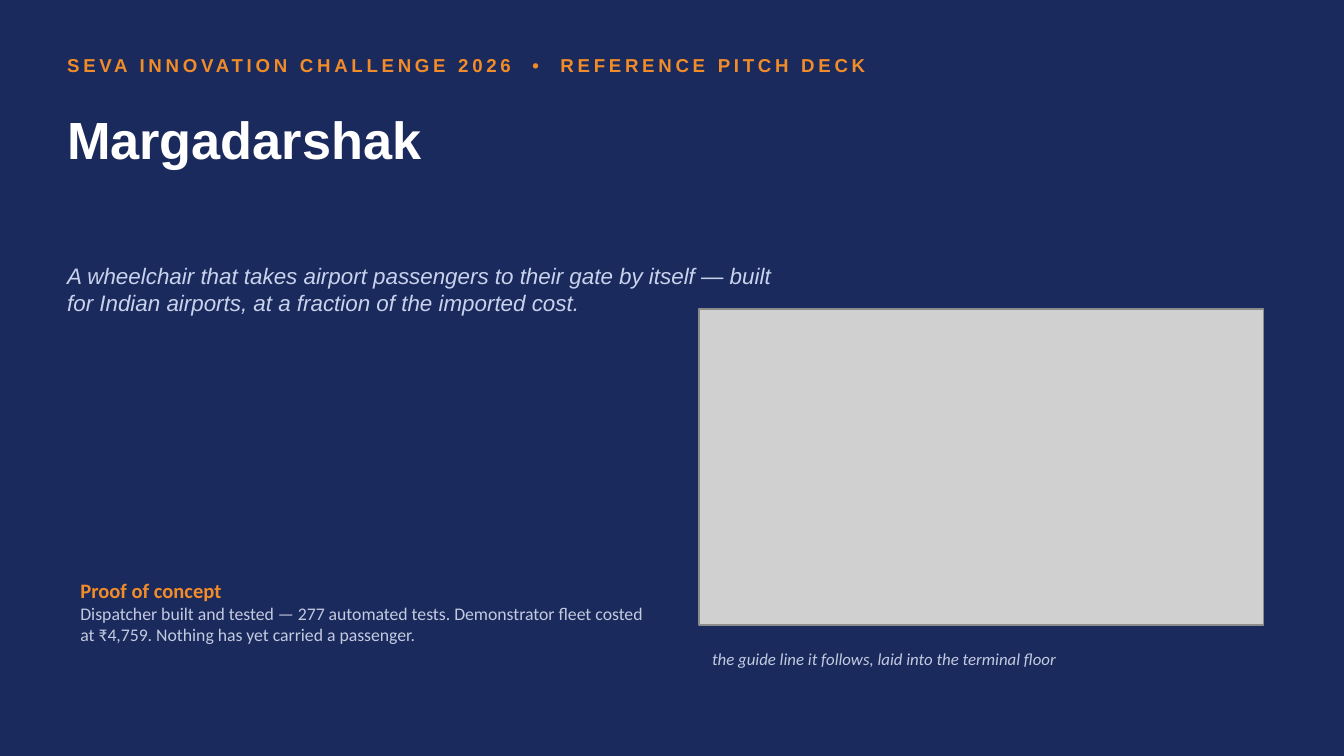
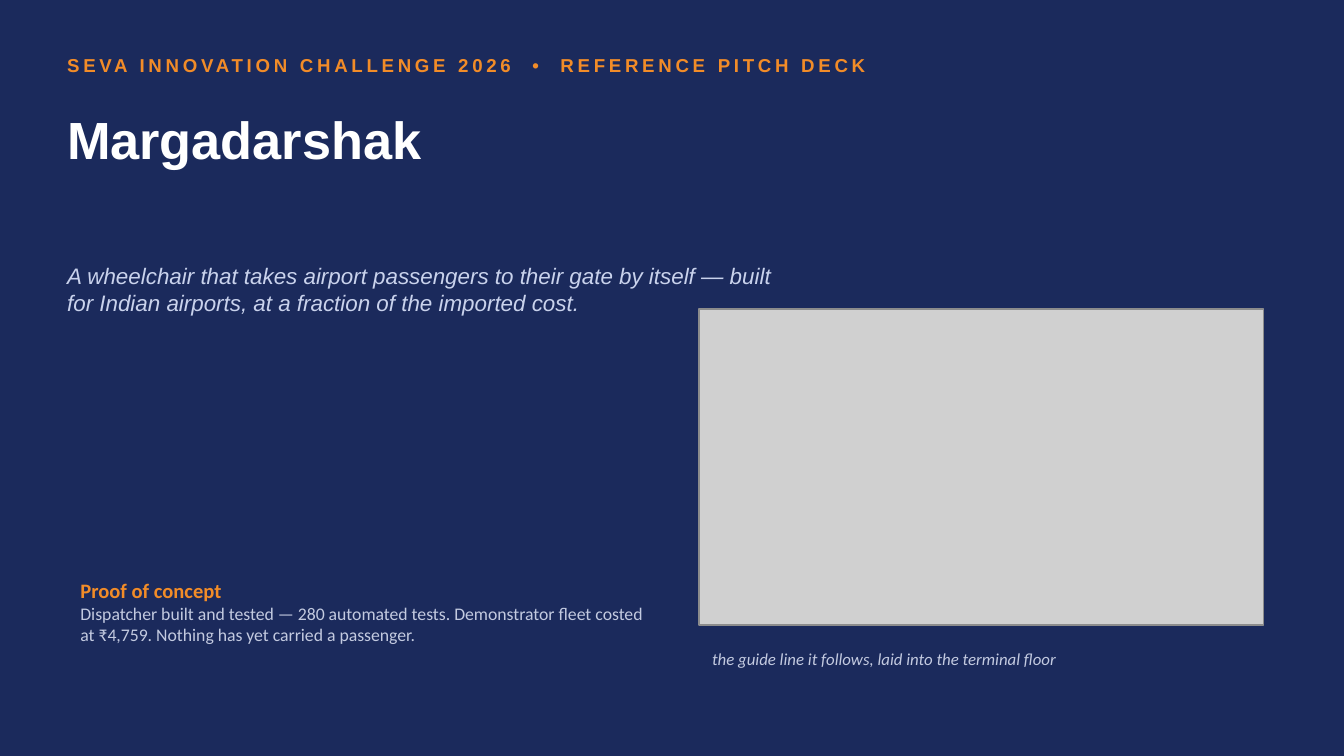
Before and after one commit to undirboy/private-stuff-dw, a slide deck: slide 1 of pitch/seva/margadarshak-seva-2026.pptx. Drawn at 1344x756 pixels with LibreOffice and Linux fonts; fonts in the diff are those of the drawing; grey boxes stand for pictures. Boxes give left, top, right and bottom in pixels: in the first picture for what was removed or moved away, otherwise in the second. Text is boxed around its words. In the diff, an @@ line names an element or a change of style, - is before the commit and + after.

```diff
--- a/pitch/seva/margadarshak-seva-2026.pptx
+++ b/pitch/seva/margadarshak-seva-2026.pptx
@@ text at (x1=80, y1=607, x2=642, y2=644): text changed @@
-Dispatcher built and tested — 277 automated tests. Demonstrator fleet costed at ₹4,759. Nothing has yet carried a passenger.
+Dispatcher built and tested — 280 automated tests. Demonstrator fleet costed at ₹4,759. Nothing has yet carried a passenger.
```
Also in this commit, not shown: 11 other files.
